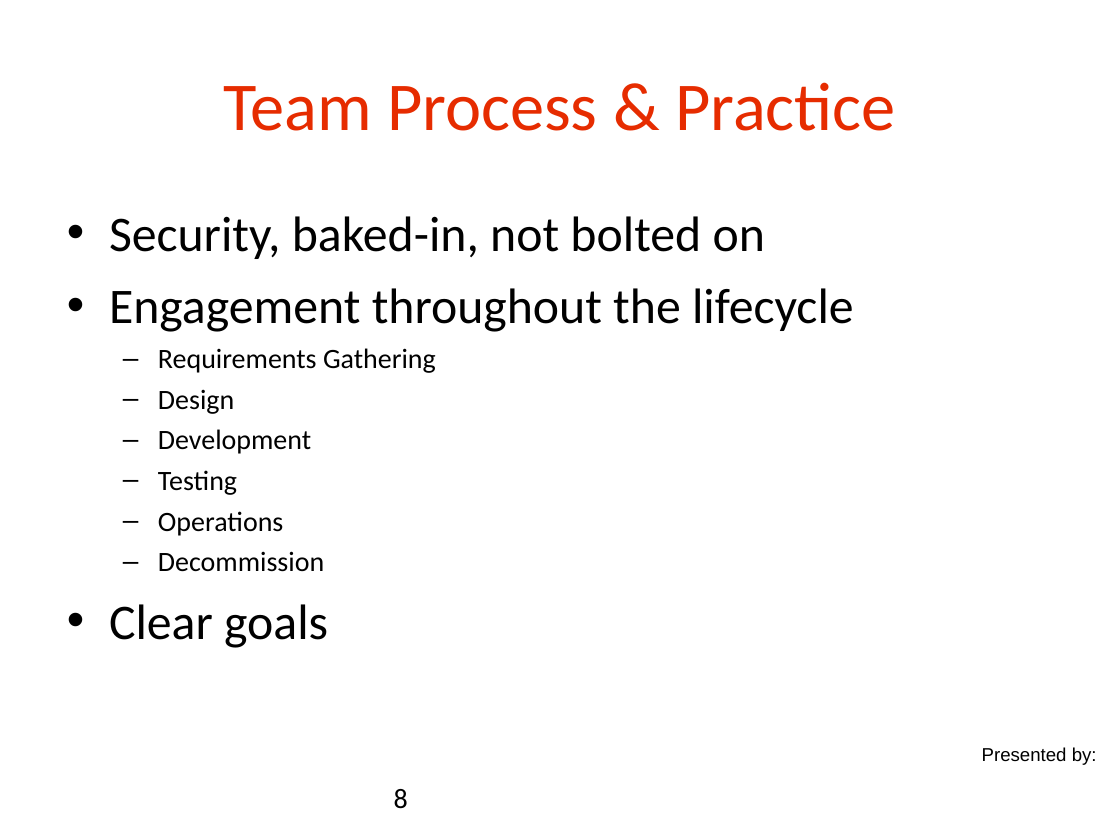
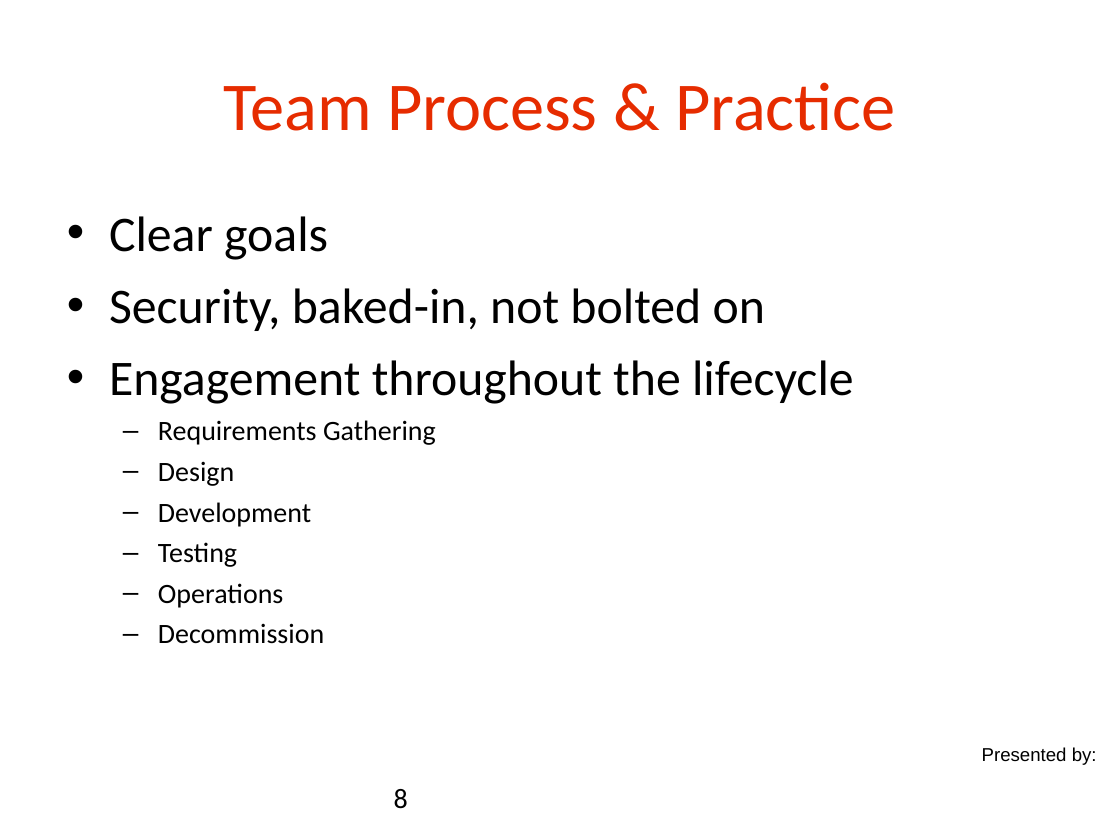
Before and after one commit to danielsomerfield/app-sec-presentation, a slide deck: slide 8 of AppSec Presentation Deck Day 5.ppt. Drawn at 1120x840 pixels with LibreOffice and Linux fonts; fonts in the diff are those of the drawing; background and template pictures are left out. Boxes give left, top, right and bottom in pixels: in the first picture for what was removed or moved away, otherwise in the second. Text is boxed around its words. In the diff, an @@ line names an element or a change of style, - is before the commit and + after.

```diff
--- a/AppSec Presentation Deck Day 5.ppt
+++ b/AppSec Presentation Deck Day 5.ppt
@@ text at [109, 216, 328, 260]: paragraph added @@
+• Clear goals
@@ text at [109, 604, 328, 648]: paragraph removed @@
-• Clear goals
```
Also in this commit, not shown: 2 other slides changed, 4 other files.
